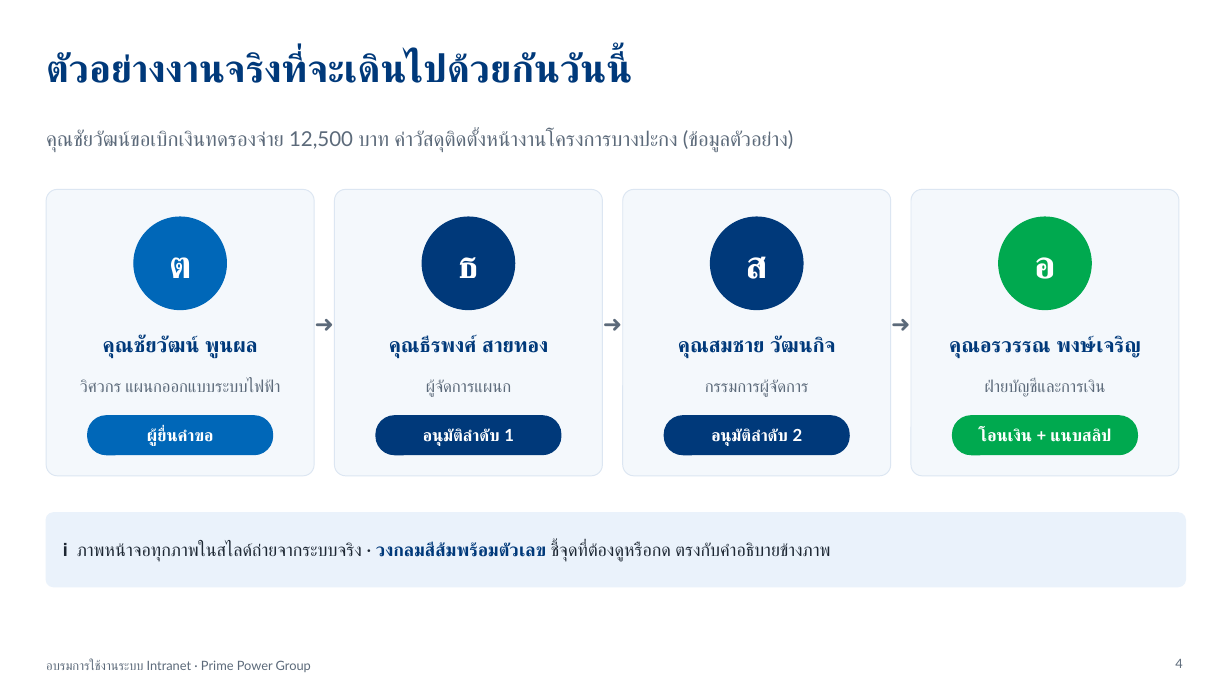
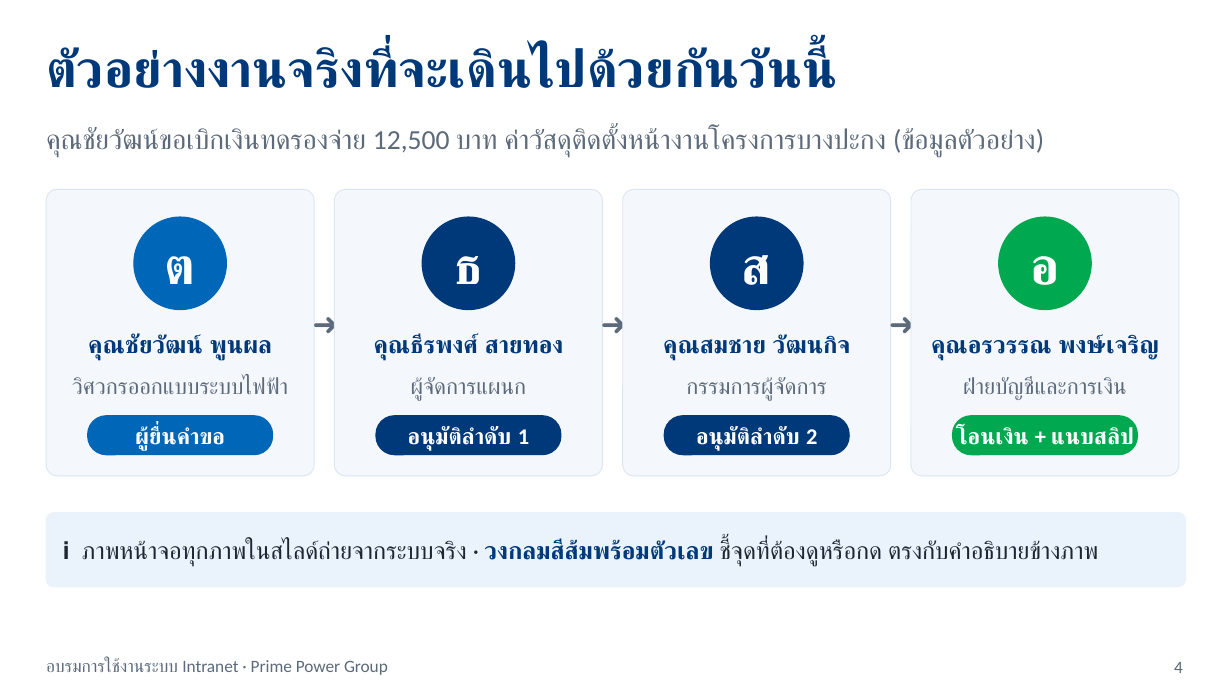
Before and after one commit to PPG2014/prime-power-intranet, a slide deck: slide 4 of manual/Intranet-Training-v1.0.pptx. Drawn at 1232x693 pixels with LibreOffice and Linux fonts; fonts in the diff are those of the drawing; background and template pictures are left out. Boxes give left, top, right and bottom in pixels: in the first picture for what was removed or moved away, otherwise in the second. Text is boxed around its words. In the diff, an @@ line names an element or a change of style, - is before the commit and + after.

```diff
--- a/manual/Intranet-Training-v1.0.pptx
+++ b/manual/Intranet-Training-v1.0.pptx
@@ text "คุณชัยวัฒน์ขอเบิกเงินทดรองจ่าย 12,500 บาท ค่าวัสดุติดตั้งหน้ ..." at [46, 128, 1044, 157]: size 16 to 21.5 pt, font Lato to Calibri @@
@@ size 30 to 40.5 pt, font Lato to Calibri in 5 elements at [46, 47, 827, 88], [165, 256, 196, 284], [454, 256, 482, 284], [742, 255, 772, 285], [1030, 256, 1059, 285] @@
@@ size 18 to 24.5 pt, font Lato to Calibri in 3 elements at [312, 300, 336, 347], [601, 300, 625, 347], [889, 300, 913, 347] @@
@@ size 16 to 19 pt, font Lato to Calibri in 4 elements at [374, 334, 563, 361], [663, 334, 851, 361], [88, 334, 273, 361], [931, 334, 1159, 361] @@
@@ text at [72, 377, 288, 394]: text changed; size 13 to 17.5 pt; font Lato to Calibri @@
-วิศวกร แผนกออกแบบระบบไฟฟ้า
+วิศวกรออกแบบระบบไฟฟ้า
@@ size 13 to 17.5 pt, font Lato to Calibri in 7 elements at [135, 426, 225, 451], [411, 377, 527, 401], [408, 426, 529, 451], [686, 377, 826, 401], [696, 426, 817, 451], [963, 377, 1127, 400], [956, 426, 1134, 451] @@
@@ text "ℹ️ ภาพหน้าจอทุกภาพในสไลด์ถ่ายจากระบบจริง · วงกลมสีส้มพร้อมตั ..." at [63, 540, 1098, 567]: size 14 to 19 pt, font Lato to Calibri @@
@@ text "อบรมการใช้งานระบบ Intranet · Prime Power ..." at [46, 659, 388, 675]: size 10 to 13.5 pt, font Lato to Calibri @@
@@ page number at [1174, 662, 1183, 673]: size 10 to 13.5 pt, font Lato to Calibri @@
```
Also in this commit, not shown: 34 other slides changed.
